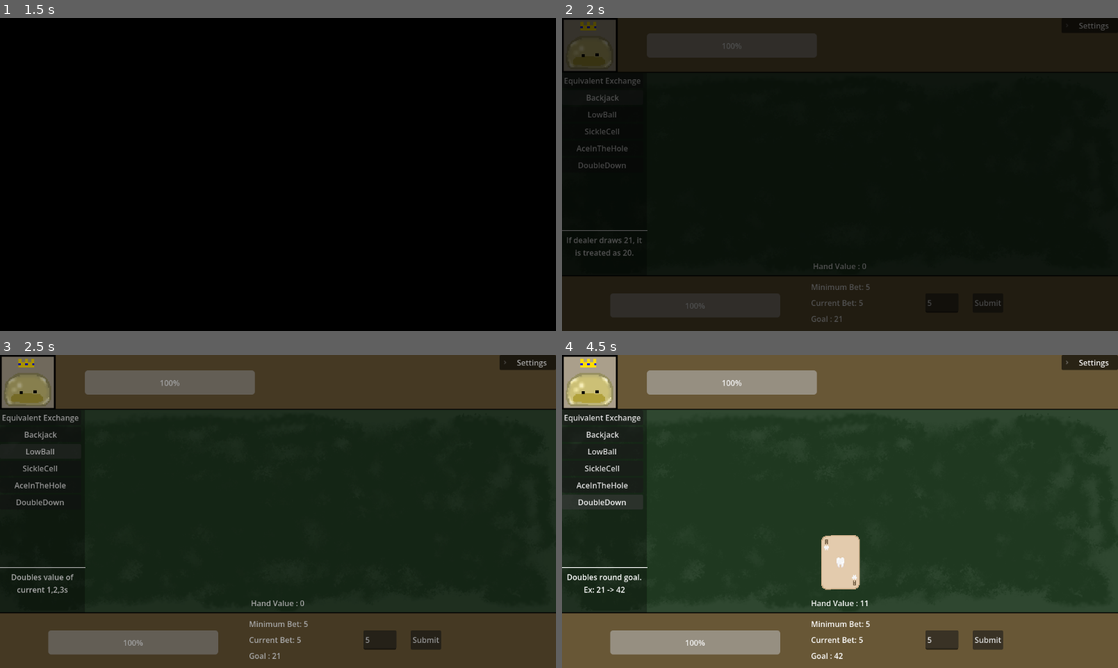
Above: before the commit, frames 1-4 (two rows, left to right).
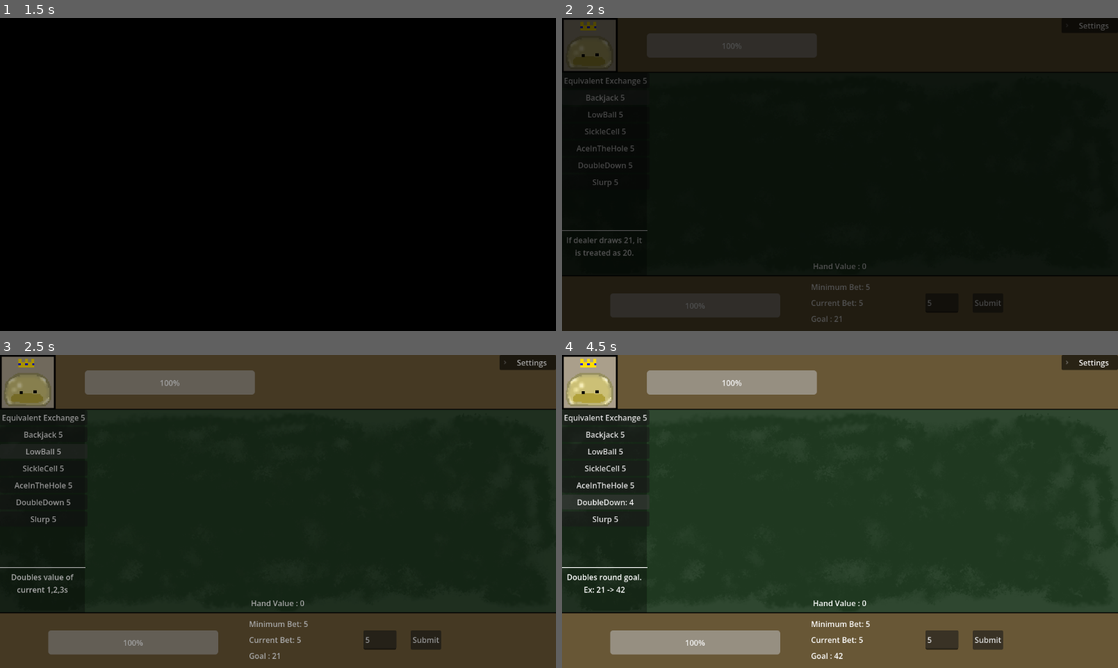
Above: after the commit, the same moments.

Repository: ZaneSoCool/GDaM-Mega-Collab-Fall-2025
Game: Godot game, scene res://Scenes/BlackJack.tscn
Same seed, same stepped clock (60 frames per second), same inputs: the game is played once before the commit and once after it. This scene is started directly instead of the project's main scene.
Inputs:
- Up to frame 1 (1.5 s): click "Equivalent Exchange" (after the commit: "Equivalent Exchange 5") at 0.5 s; click "Backjack" (after the commit: "Backjack 5") at 1.25 s
- Up to frame 2 (2 s): no input
- Up to frame 3 (2.5 s): click "LowBall" (after the commit: "LowBall 5") at 2 s
- Up to frame 4 (4.5 s): click "SickleCell" (after the commit: "SickleCell 5") at 2.75 s; click "AceInTheHole" (after the commit: "AceInTheHole 5") at 3.5 s; click "DoubleDown" (after the commit: "DoubleDown 5") at 4.25 s

Frame 1 is identical in both runs. In frame 2, 0.1% of the frame differs, in the area x 4-16%, y 19-54%; in frame 3, 0.2%; in frame 4, 1.6%, in the area x 2-55%, y 17-81%.

Commit message:
slurp powerup +solved like 17 problems

Diff:
--- a/Scenes/BlackJack.tscn
+++ b/Scenes/BlackJack.tscn
@@ -17,7 +17,7 @@
 grow_vertical = 2
 mouse_filter = 2
 script = ExtResource("1_15ju2")
-dealer_max_vitality = 20
+dealer_max_vitality = 100
 metadata/_edit_vertical_guides_ = [-202.0]
 
 [node name="BG" type="TextureRect" parent="." unique_id=1327504477]
--- /dev/null
+++ b/Scenes/powerUps/slurp.tscn
@@ -0,0 +1,13 @@
+[gd_scene format=3 uid="uid://bl0ml0pfemqiq"]
+
+[ext_resource type="Script" uid="uid://cbo5rr30sfo60" path="res://Scripts/powerUps/slurp.gd" id="1_eo3hx"]
+
+[node name="slurp" type="Button" unique_id=1938957383]
+offset_right = 8.0
+offset_bottom = 8.0
+script = ExtResource("1_eo3hx")
+powerUpName = "Slurp"
+description = "Blood cards in hand heal you for their value."
+
+[connection signal="mouse_entered" from="." to="." method="_on_mouse_entered"]
+[connection signal="pressed" from="." to="." method="_on_pressed"]
--- a/Scripts/Global.gd
+++ b/Scripts/Global.gd
@@ -11,7 +11,8 @@
 	"LowBall" : 5,
 	"SickleCell" : 5,
 	"AceInTheHole" : 5,
-	"DoubleDown" : 5
+	"DoubleDown" : 5,
+	"Slurp" : 5
 }
 
 #stores references to the scene of a powerUp
@@ -21,5 +22,6 @@
 	"LowBall" : "res://Scenes/powerUps/low_ball.tscn",
 	"SickleCell" : "res://Scenes/powerUps/sickle_cell.tscn",
 	"AceInTheHole" : "res://Scenes/powerUps/ace_in_the_hole.tscn",
-	"DoubleDown" : "res://Scenes/powerUps/double_down.tscn"
+	"DoubleDown" : "res://Scenes/powerUps/double_down.tscn",
+	"Slurp" : "res://Scenes/powerUps/slurp.tscn"
 }
--- a/Scripts/blackjack.gd
+++ b/Scripts/blackjack.gd
@@ -269,6 +269,8 @@
 		else:
 			playerHand -= cardValue
 
+		updateHandValue()
+
 		#get rid of stuff
 		playerCards.remove_at(cardIndex)
 		cardToRemove.queue_free()
@@ -302,3 +304,9 @@
 	#endgame check
 	if playerHand > twentyOne or dealerHand >= twentyOne:
 		endGame()
+
+func getCardIndex(id : int, suite : int):
+	for i in playerCards.size():
+		var card = playerCards[i]
+		if card.card_id == id and card.card_suite == suite:
+			return i
--- a/Scripts/card.gd
+++ b/Scripts/card.gd
@@ -9,7 +9,7 @@
 @export var hover_color: Color
 
 var card_id : int = 1 #1,2.. 11 (Jack), 12 (Queen), 13 (King)
-var card_suite : int = 1 #1, 2, 3, 4
+var card_suite : int = 1 #1, 2, 3, 4 (bone, teeth, eye, blood)
 var faceUp : bool = true
 var forPlayer : bool
 
@@ -86,8 +86,6 @@
 
 		prevMousePos = get_global_mouse_position()
 
-
-
 func randomizePlacement(randomizePosition : bool):
 	sprite.rotation_degrees = randf_range(-7,7)
 
--- /dev/null
+++ b/Scripts/powerUps/slurp.gd
@@ -0,0 +1,21 @@
+extends PowerUp
+
+func localUse():
+	for card in blackJackScene.playerCards:
+		if card.card_suite == 4: #makes sure card is blood
+			Global.vitality += clampi(card.card_id, 1, 10)
+			if Global.vitality >= Global.max_vitality:
+				Global.vitality = Global.max_vitality
+
+			blackJackScene.removeCard(true, blackJackScene.getCardIndex(card.card_id, card.card_suite))
+
+	blackJackScene.player_vitality_bar.value = Global.vitality
+
+func canUse():
+	if blackJackScene.playerCards.is_empty() or Global.vitality >= Global.max_vitality:
+		return false
+	else:
+		for card in blackJackScene.playerCards:
+			if card.card_suite == 4:
+				return true
+		return false
--- a/Scripts/power_up.gd
+++ b/Scripts/power_up.gd
@@ -15,13 +15,13 @@
 var blackJackScene : Node
 
 func _ready() -> void:
-	self.text = powerUpName
+	self.text = powerUpName + " " + str(Global.powerUpQuantityDictionary.get(powerUpName))
 	blackJackScene = get_tree().current_scene
 
 	desc_text = get_parent().get_parent().find_child("PowerUpDescription")
 
 func use():
-	if canUse() != null and !canUse(): return
+	if !canUse(): return
 
 	#updates quantity of this powerUp left
 	Global.powerUpQuantityDictionary[powerUpName] -= 1
@@ -29,6 +29,8 @@
 	#destroys self if player has no more of this powerup
 	if Global.powerUpQuantityDictionary[powerUpName] <= 0:
 		queue_free()
+	else:
+		self.text = powerUpName + ": " + str(Global.powerUpQuantityDictionary.get(powerUpName))
 
 	localUse()
 
Not shown, added: Scripts/powerUps/slurp.gd.uid
